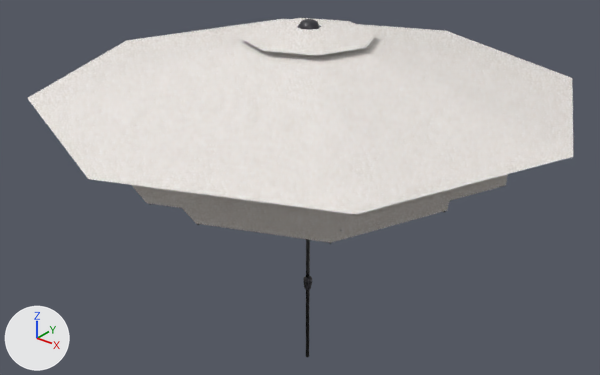
What one commit did to the Blender file parasolconfigurator/stuff/parasol3.blend.
Rendered twice from a camera (50 mm lens) standing at (4.46, -5.7, 5.51) and looking at (-0.11, 0.01, 1.97). Every picture has the same lights, and +X, +Y and +Z are marked at lower left.

The older version as bpy lines, for what is in view:
```python
ob_cloth_big_002 = bpy.data.objects.new('cloth-big.002', me_circle_007)
ob_cloth_big_002.parent = ob_top_holder_002
ob_cloth_big_002.location = (0.0, 0.0, 2.58)
ob_cloth_big_002.scale = (1.67, 1.67, 1.67)
ob_cloth_small = bpy.data.objects.new('cloth-small', me_circle_004)
ob_cloth_small.parent = ob_top_holder
ob_cloth_small.location = (0.0, 0.0, 2.58)
ob_cloth_small_001 = bpy.data.objects.new('cloth-small.001', me_circle_004)
ob_cloth_small_001.parent = ob_top_holder_001
ob_cloth_small_001.location = (0.0, 0.0, 2.58)
ob_cloth_small_001.scale = (1.33, 1.33, 1.33)
ob_cloth_small_002 = bpy.data.objects.new('cloth-small.002', me_circle_004)
ob_cloth_small_002.parent = ob_top_holder_002
ob_cloth_small_002.location = (0.0, 0.0, 2.58)
ob_cloth_small_002.scale = (1.67, 1.67, 1.67)
ob_top_002 = bpy.data.objects.new('top.002', me_plane_003)
ob_top_002.parent = ob_top_holder_002
ob_top_002.location = (0.0, 0.0, 3.101)
ob_top_002.scale = (1.25, 1.25, 1.25)
ob_top_support_017 = bpy.data.objects.new('top-support.017', me_cube_005)
ob_top_support_017.parent = ob_top_holder_002
ob_top_support_017.location = (-0.0214, 0.0000584, 2.567)
ob_top_support_017.rotation_euler = (0.0, -0.232, 0.0)  # degrees (0, -13, 0)
ob_top_support_017.scale = (1.67, 1.0, 1.0)
ob_top_support_018 = bpy.data.objects.new('top-support.018', me_cube_005)
ob_top_support_018.parent = ob_top_holder_002
ob_top_support_018.location = (-0.0151, 0.0152, 2.567)
ob_top_support_018.rotation_euler = (0.0, -0.232, -0.785)  # degrees (0, -13, -45)
ob_top_support_018.scale = (1.67, 1.0, 1.0)
ob_top_support_019 = bpy.data.objects.new('top-support.019', me_cube_005)
ob_top_support_019.parent = ob_top_holder_002
ob_top_support_019.location = (0.0000584, 0.0214, 2.567)
ob_top_support_019.rotation_euler = (0.0, -0.232, -1.571)  # degrees (0, -13, -90)
ob_top_support_019.scale = (1.67, 1.0, 1.0)
ob_top_support_020 = bpy.data.objects.new('top-support.020', me_cube_005)
ob_top_support_020.parent = ob_top_holder_002
ob_top_support_020.location = (0.0152, 0.0151, 2.567)
ob_top_support_020.rotation_euler = (0.0, -0.232, -2.356)  # degrees (0, -13, -135)
ob_top_support_020.scale = (1.67, 1.0, 1.0)
```
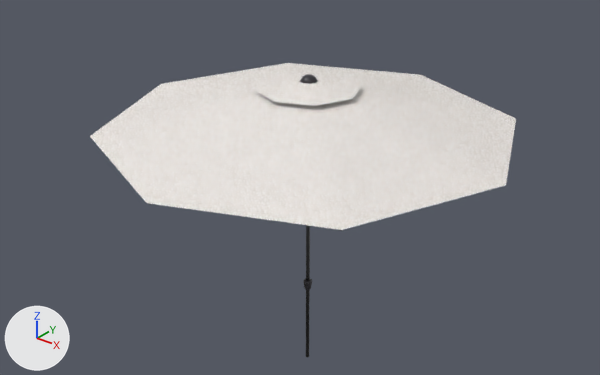
Where the change shows, as pixel boxes (x1, y1, x2, y2) in the pictures (600 x 375 px):
'cloth-small.002', deleted
    before: (28, 19, 573, 214)
'cloth-big.002', deleted
    before: (239, 18, 377, 55)
'cloth-small', deleted
    before: (182, 201, 450, 243)
'top.002', deleted
    before: (299, 19, 320, 30)
'cloth-small.001', unchanged, uncovered by the edit
    before: (132, 174, 508, 230)
    after: (90, 63, 516, 230)
'cloth-big.001', unchanged, uncovered by the edit
    after: (255, 71, 362, 106)

Diff of the bpy script that builds the scene:
```diff
--- a/parasolconfigurator/stuff/parasol3.blend.py
+++ b/parasolconfigurator/stuff/parasol3.blend.py
@@ ob_cloth_small @@
-ob_cloth_small = bpy.data.objects.new('cloth-small', me_circle_004)
@@ ob_top_002 @@
-ob_top_002 = bpy.data.objects.new('top.002', me_plane_003)
@@ ob_joint_017 @@
 ob_joint_017 = bpy.data.objects.new('joint.017', me_circle_040)
-ob_joint_017.parent = ob_top_support_017
 ob_joint_017.matrix_parent_inverse = Matrix(((-0.584, 0.0, 0.137, -0.338), (0.0, -1.0, 0.0, 0.0000584), (0.228, 0.0, 0.974, -2.505), (0.0, 0.0, 0.0, 1.0)))
@@ ob_joint_018 @@
 ob_joint_018 = bpy.data.objects.new('joint.018', me_circle_040)
-ob_joint_018.parent = ob_top_support_018
 ob_joint_018.matrix_parent_inverse = Matrix(((-0.584, 0.0, 0.137, -0.338), (0.0, -1.0, 0.0, 0.0000584), (0.228, 0.0, 0.974, -2.505), (0.0, 0.0, 0.0, 1.0)))
@@ ob_joint_019 @@
 ob_joint_019 = bpy.data.objects.new('joint.019', me_circle_040)
-ob_joint_019.parent = ob_top_support_019
 ob_joint_019.matrix_parent_inverse = Matrix(((-0.584, 0.0, 0.137, -0.338), (0.0, -1.0, 0.0, 0.0000584), (0.228, 0.0, 0.974, -2.505), (0.0, 0.0, 0.0, 1.0)))
@@ ob_joint_020 @@
 ob_joint_020 = bpy.data.objects.new('joint.020', me_circle_040)
-ob_joint_020.parent = ob_top_support_020
 ob_joint_020.matrix_parent_inverse = Matrix(((-0.584, 0.0, 0.137, -0.338), (0.0, -1.0, 0.0, 0.0000585), (0.228, 0.0, 0.974, -2.505), (0.0, 0.0, 0.0, 1.0)))
@@ ob_joint_021 @@
 ob_joint_021 = bpy.data.objects.new('joint.021', me_circle_040)
-ob_joint_021.parent = ob_top_support_021
 ob_joint_021.matrix_parent_inverse = Matrix(((-0.584, 0.0, 0.137, -0.338), (0.0, -1.0, 0.0, 0.0000584), (0.228, 0.0, 0.974, -2.505), (0.0, 0.0, 0.0, 1.0)))
@@ ob_joint_022 @@
 ob_joint_022 = bpy.data.objects.new('joint.022', me_circle_040)
-ob_joint_022.parent = ob_top_support_022
 ob_joint_022.matrix_parent_inverse = Matrix(((-0.584, 0.0, 0.137, -0.338), (0.0, -1.0, 0.0, 0.0000584), (0.228, 0.0, 0.974, -2.505), (0.0, 0.0, 0.0, 1.0)))
@@ ob_joint_023 @@
 ob_joint_023 = bpy.data.objects.new('joint.023', me_circle_040)
-ob_joint_023.parent = ob_top_support_023
 ob_joint_023.matrix_parent_inverse = Matrix(((-0.584, 0.0, 0.137, -0.338), (0.0, -1.0, 0.0, 0.0000584), (0.228, 0.0, 0.974, -2.505), (0.0, 0.0, 0.0, 1.0)))
@@ ob_cloth_small_002 @@
-ob_cloth_small_002 = bpy.data.objects.new('cloth-small.002', me_circle_004)
@@ ob_cloth_big_002 @@
-ob_cloth_big_002 = bpy.data.objects.new('cloth-big.002', me_circle_007)
@@ ob_top_support_017 @@
-ob_top_support_017 = bpy.data.objects.new('top-support.017', me_cube_005)
@@ ob_top_support_018 @@
-ob_top_support_018 = bpy.data.objects.new('top-support.018', me_cube_005)
@@ ob_top_support_019 @@
-ob_top_support_019 = bpy.data.objects.new('top-support.019', me_cube_005)
@@ ob_top_support_020 @@
-ob_top_support_020 = bpy.data.objects.new('top-support.020', me_cube_005)
@@ ob_top_support_021 @@
-ob_top_support_021 = bpy.data.objects.new('top-support.021', me_cube_005)
@@ ob_top_support_022 @@
-ob_top_support_022 = bpy.data.objects.new('top-support.022', me_cube_005)
@@ ob_top_support_023 @@
-ob_top_support_023 = bpy.data.objects.new('top-support.023', me_cube_005)
```
